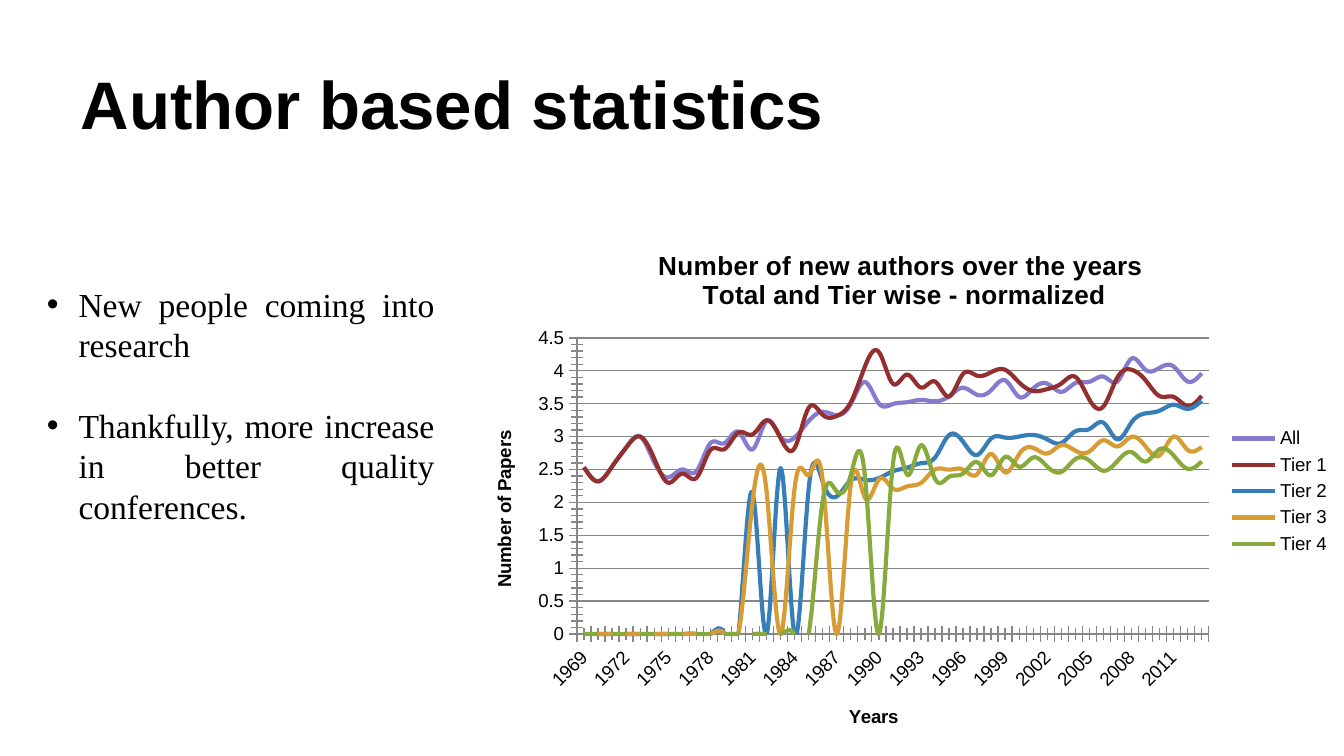
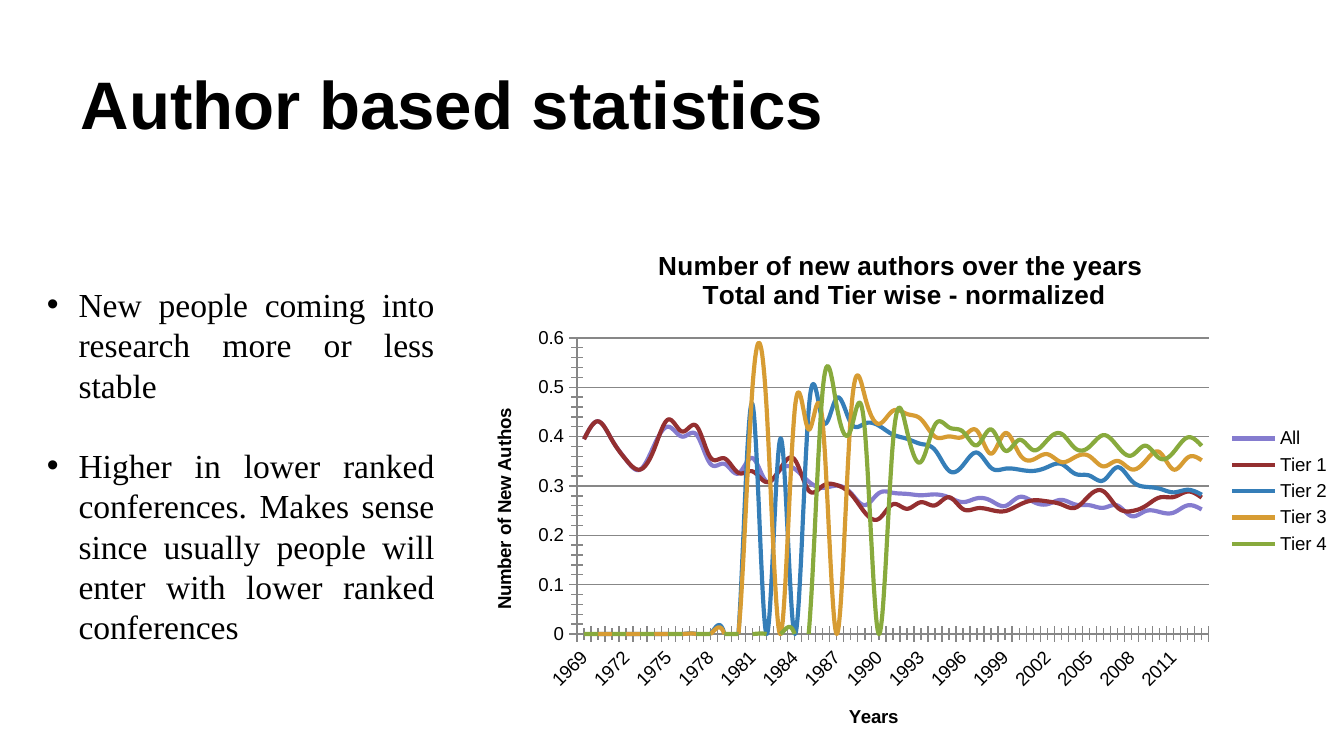
Before and after one commit to ag3859/RTBDProject, a slide deck: slide 16 of RTBD.pptx. Drawn at 1344x756 pixels with LibreOffice and Linux fonts; fonts in the diff are those of the drawing. Boxes give left, top, right and bottom in pixels: in the first picture for what was removed or moved away, otherwise in the second. Text is boxed around its words. In the diff, an @@ line names an element or a change of style, - is before the commit and + after.

```diff
--- a/RTBD.pptx
+++ b/RTBD.pptx
@@ line chart at bbox=[465, 227, 1344, 756] @@
-All: 59, 54, 59, 66, 70, 61, 56, 58, 58, 68, 68, 72, 65, 76, 70, 70, 76, 79, 78, 82, 89, 82, 82, 82, 83, 83, 84, 87, 85, 86, 90, 84, 87, 89, 86, 89, 89, 91, 90, 98, 94, 94, 95, 90, 92
+All: 79, 86, 79, 71, 67, 77, 84, 80, 81, 69, 69, 65, 71, 62, 67, 67, 62, 59, 60, 57, 52, 57, 57, 57, 56, 57, 55, 53, 55, 54, 52, 56, 54, 53, 54, 52, 52, 51, 52, 48, 50, 49, 49, 52, 50
-Tier 1: 59, 54, 59, 66, 70, 62, 54, 57, 55, 65, 66, 71, 71, 76, 69, 66, 80, 78, 77, 82, 95, 100, 89, 92, 87, 90, 84, 92, 92, 93, 94, 89, 86, 87, 89, 91, 83, 81, 91, 94, 90, 84, 84, 81, 84
+Tier 1: 79, 86, 79, 71, 67, 75, 87, 82, 84, 72, 71, 65, 66, 62, 67, 71, 58, 60, 60, 57, 49, 47, 53, 51, 53, 52, 55, 51, 51, 50, 50, 52, 54, 54, 53, 51, 56, 58, 51, 50, 52, 55, 56, 58, 55
-Tier 2: -, -, -, -, -, -, -, -, -, -, -, -, 50, 0, 59, 0, 51, 54, 49, 55, 55, 55, 58, 59, 61, 63, 71, 68, 63, 69, 70, 70, 71, 69, 68, 72, 73, 75, 69, 75, 78, 79, 81, 80, 83
+Tier 2: -, -, -, -, -, -, -, -, -, -, -, -, 93, 0, 79, 0, 91, 86, 96, 86, 85, 84, 81, 79, 77, 75, 66, 68, 74, 67, 67, 67, 66, 68, 69, 65, 64, 62, 68, 62, 60, 59, 57, 58, 56
-Tier 3: -, -, -, -, -, -, -, -, -, -, -, -, 47, 51, 0, 52, 56, 54, 0, 53, 48, 55, 52, 52, 54, 58, 58, 58, 57, 64, 57, 64, 66, 64, 67, 65, 65, 69, 67, 70, 67, 63, 70, 65, 66
+Tier 3: -, -, -, -, -, -, -, -, -, -, -, -, 100, 92, 0, 90, 83, 86, 0, 88, 96, 85, 90, 89, 87, 80, 80, 80, 82, 73, 81, 73, 71, 73, 70, 72, 72, 68, 70, 67, 70, 74, 67, 71, 70
-Tier 4: -, -, -, -, -, -, -, -, -, -, -, -, -, -, -, -, -, 47, 51, 56, 56, 0, 60, 57, 67, 55, 56, 57, 61, 56, 63, 59, 63, 59, 58, 62, 62, 58, 61, 65, 61, 66, 63, 59, 61
+Tier 4: -, -, -, -, -, -, -, -, -, -, -, -, -, -, -, -, -, 99, 92, 83, 83, 0, 78, 82, 70, 85, 84, 82, 77, 83, 74, 79, 75, 79, 81, 75, 76, 81, 76, 72, 76, 71, 74, 80, 76
@@ text at bbox=[79, 293, 435, 600]: text changed @@
-• New people coming into research
-• Thankfully, more increase in better quality conferences.
+• New people coming into research more or less stable
+• Higher in lower ranked conferences. Makes sense since usually people will enter with lower ranked conferences
```
Also in this commit, not shown: 4 other slides changed, 1 other file.
